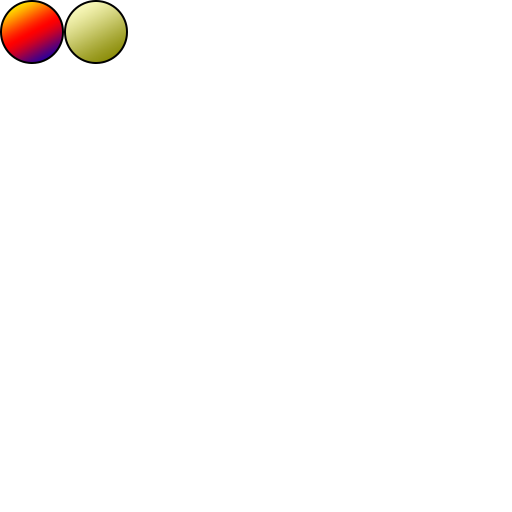
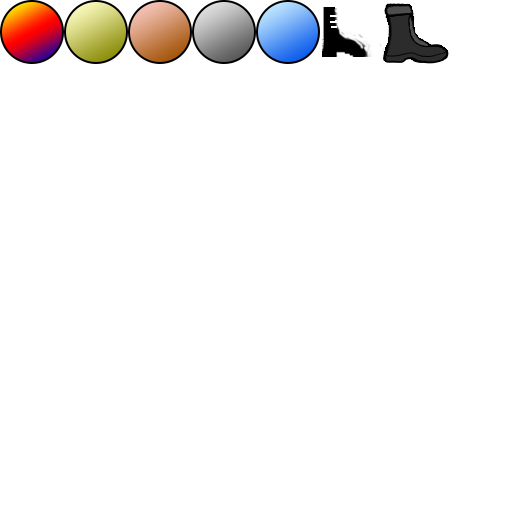
Before/after of a 512x512 layered artwork. What changed in the layer stack:
added layer "Layer 2" above "Layer 1" over [384, 4, 448, 63]
added layer "Boot" above "Ellipse 5" over [322, 7, 384, 57]
added layer "Ellipse 5" above "Ellipse 4" over [256, 0, 320, 64]
added layer "Ellipse 4" above "Ellipse 3" over [192, 0, 256, 64]
added layer "Ellipse 3" above "Ellipse 2" over [128, 0, 192, 64]
